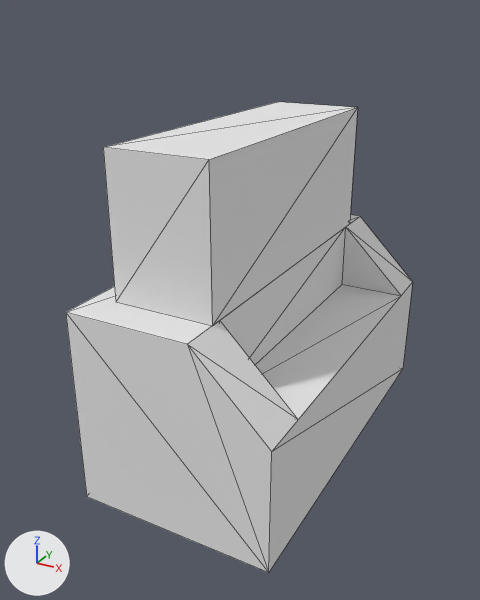
The OBJ model src/main/resources/assets/hbm/models/machines/dish_controller.obj: old version first, new version second.
Both versions are drawn from a 50 mm camera at (1.422, -2.43, 2.204) aimed at (-0.089, 0.317, 0.831). Arrows for +X, +Y and +Z are at lower left; the lights stay in place. Mesh edges are drawn as thin lines. Where no turn or scale is listed for an object, it has been applied to the vertices.

In view in the first picture: 'Base'.
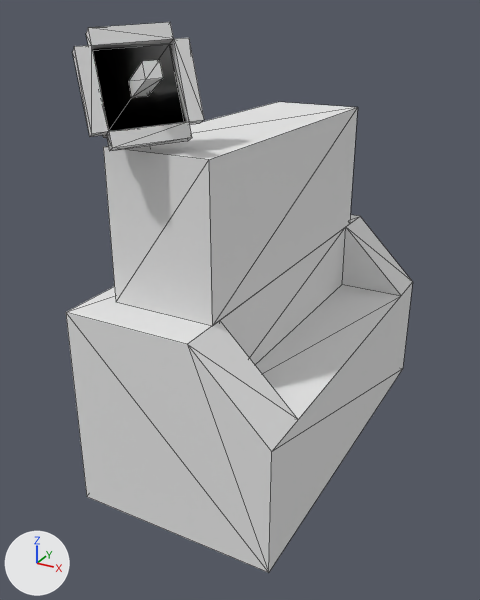
What differs and where, as boxes (x1, y1, x2, y2) in the pictures (480 x 600 px):
'Base', reshaped (17% taller)
    before: (66, 102, 413, 573)
    after: (66, 22, 413, 573)
part 1 of me_base, added
    after: (73, 22, 204, 151)
part 2 of me_base, added
    after: (129, 60, 163, 147)

The change, as a list of edits to the scene's bpy script:
```text
Change me_base:
    used by ob_base; location = (0.0, 0.0, 0.0)
    remove me_base.from_pydata(...)  # 67 vertices, 100 faces; spans x -0.5..0.5, y -0.5..1.5, z 0.0..1.69
    add me_base.from_pydata(...)  # 111 vertices, 178 faces; spans x -0.5..0.5, y -0.52..1.5, z 0.0..2.16
    me_base part 1: a new loose piece of 28 vertices spanning x -0.39..0.03, y -0.52..-0.09, z 1.71..2.16, in mat_m_6c18ac7e_ace4_9812_a59f_febfb7abab10 (white #e7e7e7)
    me_base part 2
    16 vertices are added at x -0.3..0.01, y -0.46..-0.14, z 1.62..2.04
    18 new faces join them
```
